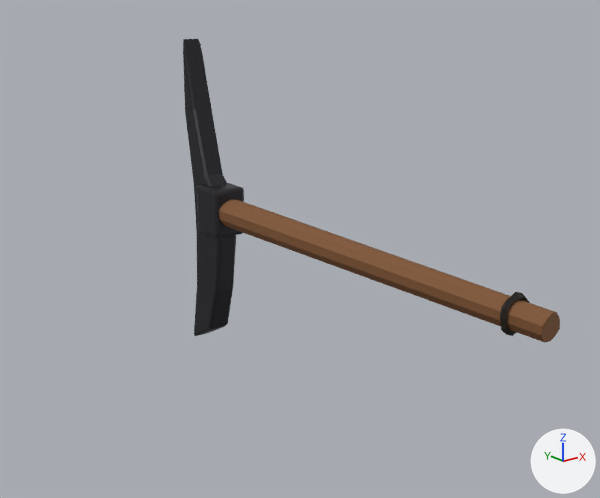
Two versions of the glTF model games/dig-to-the-core/models/tool_pickaxe.glb, one commit apart.
Rendered twice from a 50 mm lens placed at (-0.909, -0.897, 0.433), pointed at (0.088, 0.349, -0.066). Every picture has the same lights, and +X, +Y and +Z are marked at lower right. The first picture is the older version. Where no turn or scale is listed for an object, it has been applied to the vertices. Vertices at exactly the same position are counted once.

The first picture shows 'Pickaxe'.
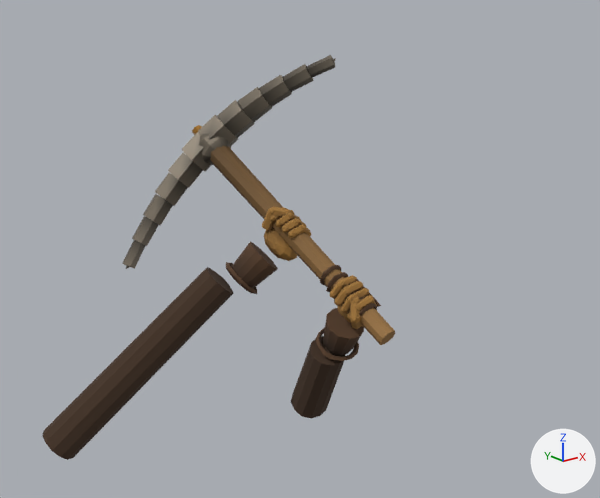
Edits to the bpy script that builds the scene:
```text
Add mat_leather_dark:
    mat_leather_dark = bpy.data.materials.new('leather_dark')
    # nodes: BsdfPrincipled, Mix, OutputMaterial, VertexColor
    # colours: brown #593e28, mixed with the vertex colours
Add mat_brass:
    mat_brass = bpy.data.materials.new('brass')
    # nodes: BsdfPrincipled, Mix, OutputMaterial, VertexColor
    # colours: orange #c08a3e, mixed with the vertex colours
Add mat_steel:
    mat_steel = bpy.data.materials.new('steel')
    # nodes: BsdfPrincipled, Mix, OutputMaterial, VertexColor
    # colours: brown #797061, mixed with the vertex colours
Add mat_leather:
    mat_leather = bpy.data.materials.new('leather')
    # nodes: BsdfPrincipled, Mix, OutputMaterial, VertexColor
    # colours: brown #a47737, mixed with the vertex colours
Add mat_canvas:
    mat_canvas = bpy.data.materials.new('canvas')
    # nodes: BsdfPrincipled, Mix, OutputMaterial, VertexColor
    # colours: brown #443121, mixed with the vertex colours
Change me_cone:
    used by ob_pickaxe; location = (0.0, 0.1, 0.0)
    remove me_cone.from_pydata(...)  # 228 vertices, 444 faces; spans x -0.036..0.036, y -0.401..0.495, z -0.309..0.336
    add me_cone.from_pydata(...)  # 534 vertices, 1000 faces; spans x -0.021..0.468, y 0.257..0.948, z -0.298..0.279
    me_cone part 1: the loose piece of 48 vertices spanning x -0.032..0.031, y -0.347..-0.333, z -0.033..0.033 is multiplied about its middle by the matrix ((0.96, -0.064, 0.015), (0.063, 0.838, -0.468), (0.018, 0.467, 0.841)), then moved by (0.259, 0.673, -0.243), in mat_leather_dark
    me_cone part 2: the loose piece of 104 vertices spanning x -0.024..0.024, y 0.374..0.495, z -0.309..0.336 is deleted
    me_cone part 3: the loose piece of 56 vertices spanning x -0.036..0.036, y 0.359..0.441, z -0.051..0.05 is deleted
    me_cone part 4: the loose piece of 20 vertices spanning x -0.03..0.03, y -0.401..0.401, z -0.03..0.029 is deleted
    me_cone part 5: 486 vertices added at x -0.021..0.468, y 0.257..0.948, z -0.298..0.279
    remove me_cone.materials.append(mat_soot)
    remove me_cone.materials.append(mat_dark_steel)
    add me_cone.materials.append(mat_leather_dark)
    add me_cone.materials.append(mat_steel)
    add me_cone.materials.append(mat_brass)
Add me_sphere_001:
    me_sphere_001.from_pydata(...)  # 978 vertices, 1812 faces; spans x 0.214..0.337, y 0.319..0.607, z -0.587..-0.172
    # faces by material slot: [1600, 168, 44]
    me_sphere_001.materials.append(mat_leather)
    me_sphere_001.materials.append(mat_leather_dark)
    me_sphere_001.materials.append(mat_canvas)
Add me_sphere_020:
    me_sphere_020.from_pydata(...)  # 978 vertices, 1812 faces; spans x -0.304..0.282, y 0.531..0.858, z -0.624..-0.051
    # faces by material slot: [1600, 168, 44]
    me_sphere_020.materials.append(mat_leather)
    me_sphere_020.materials.append(mat_leather_dark)
    me_sphere_020.materials.append(mat_canvas)
Change ob_pickaxe:
    ob_pickaxe.location: (0.0, 0.1, 0.0) -> (0.0, 0.0, 0.0)
Add ob_glover:
    ob_glover = bpy.data.objects.new('GloveR', me_sphere_001)
    ob_glover.location = (0.0, 0.0, 0.0)
Add ob_glovel:
    ob_glovel = bpy.data.objects.new('GloveL', me_sphere_020)
    ob_glovel.location = (0.0, 0.0, 0.0)
```

Boxes [x1, y1, x2, y2] around the edits, measured in the pictures (600 x 498 px; the box of a moved part takes in the faces that stretch with it):
'Pickaxe', reshaped, moved (28% narrower): before [183, 39, 560, 342]; after [123, 55, 395, 345]
'GloveL', added (brown): after [42, 207, 311, 460]
    faces in mat_canvas: [42, 267, 233, 460]
    faces in mat_leather: [262, 207, 311, 261]
    faces in mat_leather_dark: [226, 241, 278, 294]
'GloveR', added (brown): after [291, 275, 381, 418]
    faces in mat_canvas: [291, 336, 346, 418]
    faces in mat_leather_dark: [316, 279, 381, 361]
    faces in mat_leather: [330, 275, 377, 329]
part 1 of me_cone, moved or reshaped: before [500, 292, 530, 336]; after [359, 303, 377, 316]
part 2 of me_cone, deleted: before [183, 39, 236, 336]
part 3 of me_cone, deleted: before [197, 183, 244, 238]
part 4 of me_cone, deleted (brown): before [219, 199, 560, 342]
part 5 of me_cone, added: after [123, 55, 395, 345]
